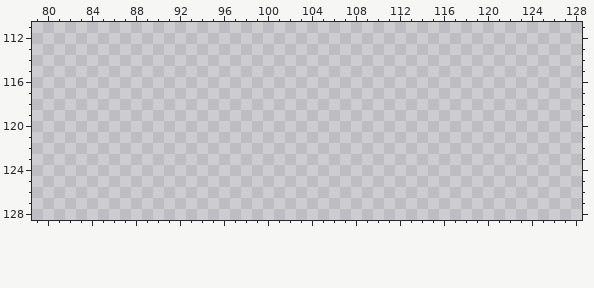
Edited in one commit: pixel-art file (My project/Assets/sprites/UIs.aseprite). Above, as it was before the edit.
300x300 pixels, 1 frame. Colours within 5 levels of each other are drawn and written as one. Shown: x 79..128, y 111..128. The commit also changed other parts of the picture, which this record leaves out.
Palette (. is transparent): 
After the commit:
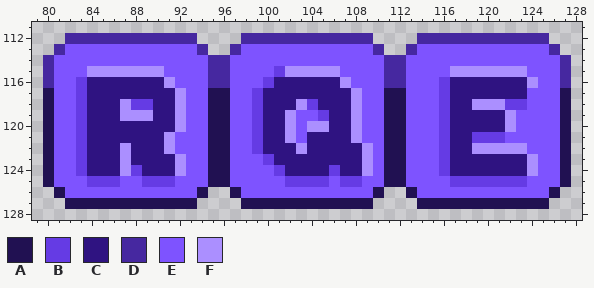
Colours new in this view: A #211152  B #653be4  C #2f1381  D #4628a0  E #7e53ff  F #ab8fff
Change:
Changed rows in their new state; - is an unchanged pixel.
first column x 80:
112 --DDDDDDDDDDDD----DDDDDDDDDDDD----DDDDDDDDDDDD--
113 -DEEEEEEEEEEEED--DEEEEEEEEEEEED--DEEEEEEEEEEEED-
114 DEEEEEEEEEEEEEEDDEEEEEEEEEEEEEEDDEEEEEEEEEEEEEED
115 DEEEFFFFFFFEEEEDDEEEEBFFFFFEEEEDDEEEEFFFFFFFEEED
116 DEEBCCCCCCCFEEEDDEEEBCCCCCCFEEEDDEEEBCCCCCCCFEED
117 AEEBCCCCCCCCFEEAAEEBCCCCCCCCFEEAAEEEBCCCCCCCEEEA
118 AEEBCCCFBBCCFEEAAEEBCCCFBCCCFEEAAEEEBCCFFFBBEEEA
119 AEEBCCCFFFCCFEEAAEEBCCFEEBCCFEEAAEEEBCCCCCFEEEEA
120 AEEBCCCCCCCCFEEAAEEBCCFEFFCCFEEAAEEEBCCCCCFEEEEA
121 AEEBCCCCCCCFEEEAAEEBCCFECCCCFEEAAEEEBCCBBBEEEEEA
122 AEEBCCCFCCCFEEEAAEEBCCCFCCCCCFEAAEEEBCCFFFFFEEEA
123 AEEBCCCFCCCCFEEAAEEEBCCCCCCCCFEAAEEEBCCCCCCCFEEA
124 AEEBCCCFBCCCFEEAAEEEEBCCCCBCCFEAAEEEBCCCCCCCFEEA
125 AEEEBBBEEBBBEEEAAEEEEEBBBBEBBEEAAEEEEBBBBBBBEEEA
126 -AEEEEEEEEEEEEA--AEEEEEEEEEEEEA--AEEEEEEEEEEEEA-
127 --AAAAAAAAAAAA----AAAAAAAAAAAA----AAAAAAAAAAAA--
Changed places in both pictures, as pixel boxes (x1, y1, x2, y2):
added: (43, 33, 571, 209)
